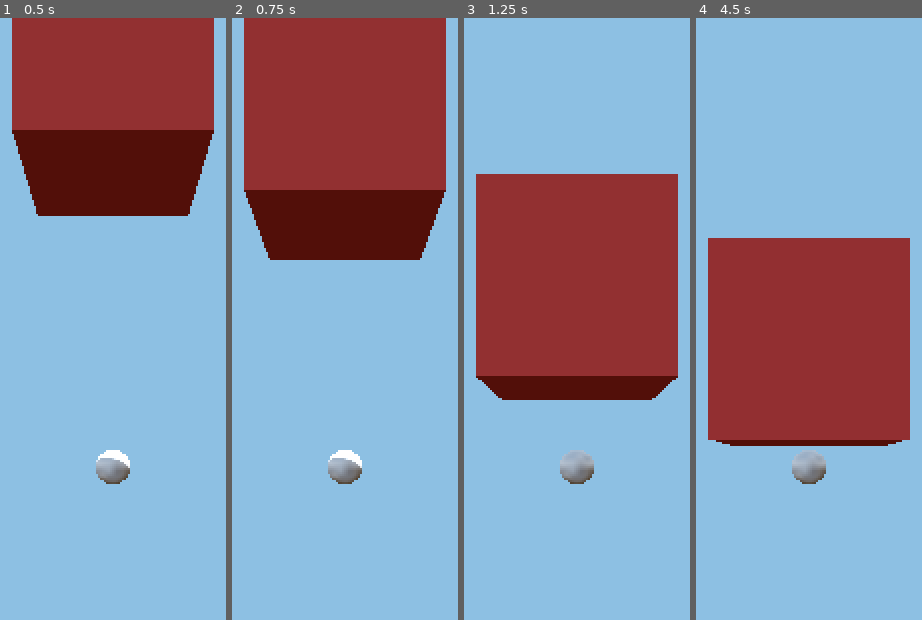
Above: before the commit, frames 1-4 (left to right).
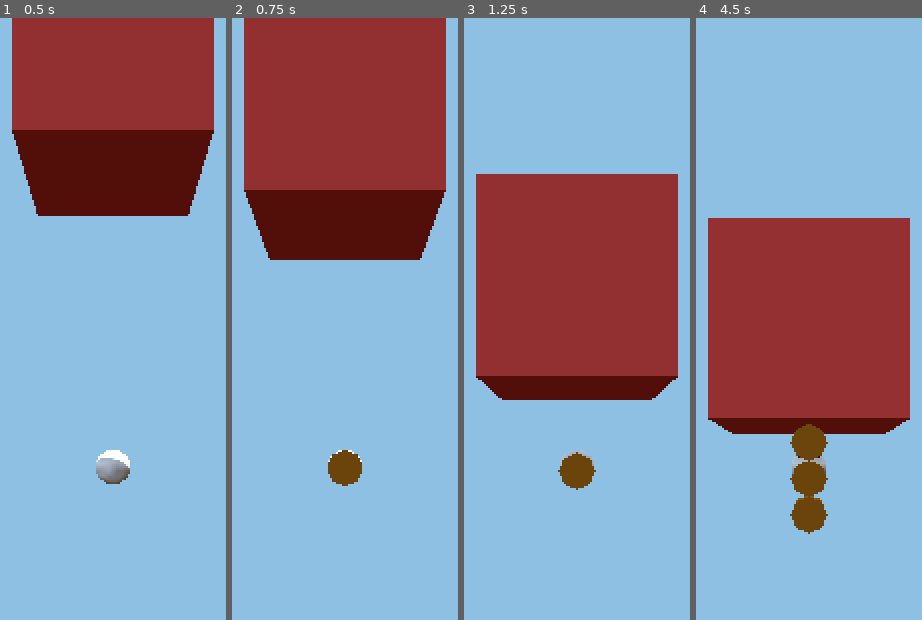
Above: after the commit, the same moments.

Repository: trflorian/virtual-hand-clone
Game: Godot game, scene res://world.tscn
Same seed, same stepped clock (60 frames per second), same inputs: the game is played once before the commit and once after it.
Inputs:
- Up to frame 1 (0.5 s): no input
- Up to frame 2 (0.75 s): tap Enter at 0.5 s
- Up to frame 3 (1.25 s): no input
- Up to frame 4 (4.5 s): tap Space at 2.75 s; tap Enter at 4.25 s

Frame 1 is identical in both runs. In frame 2, 0.7% of the frame differs, in the area x 42-58%, y 71-78%; in frame 3, 0.7%; in frame 4, 8.7%, in the area x 5-95%, y 33-86%.

Commit message:
bullet spawning

Diff:
--- a/godot/box/box_respawn.gd
+++ b/godot/box/box_respawn.gd
@@ -1,13 +1,7 @@
 extends RigidBody3D
 
-
-# Called when the node enters the scene tree for the first time.
-func _ready() -> void:
-	pass # Replace with function body.
-
-
-# Called every frame. 'delta' is the elapsed time since the previous frame.
-func _process(delta: float) -> void:
+func _process(_delta: float) -> void:
+	# respawn box if below ground
 	if abs(global_position.y) > 20 or abs(global_position.x) > 30:
 		global_position = Vector3(0, 15, 0)
 		linear_velocity = Vector3.ZERO
--- a/godot/bullet/bullet.gd
+++ b/godot/bullet/bullet.gd
@@ -1,10 +1,10 @@
-extends Node3D
+extends RigidBody3D
 
 class_name Bullet
 
-const BULLET_SPEED := 40.0
+const BULLET_SPEED := 60.0
 
 var direction: Vector3
 
-func _process(delta: float) -> void:
-	global_position += direction * delta * BULLET_SPEED
+func _physics_process(_delta: float) -> void:
+	linear_velocity = direction * BULLET_SPEED
--- a/godot/bullet/bullet.tscn
+++ b/godot/bullet/bullet.tscn
@@ -2,8 +2,19 @@
 
 [ext_resource type="Script" uid="uid://cn2bcsvsuinba" path="res://bullet/bullet.gd" id="1_k2aps"]
 
-[node name="Bullet" type="Node3D" unique_id=298630296]
+[sub_resource type="StandardMaterial3D" id="StandardMaterial3D_k2aps"]
+albedo_color = Color(0.74509805, 0.47843137, 0.11764706, 1)
+
+[sub_resource type="CapsuleShape3D" id="CapsuleShape3D_k2aps"]
+
+[node name="Bullet" type="RigidBody3D" unique_id=407606779]
+angular_damp = 5.0
 script = ExtResource("1_k2aps")
 
 [node name="CSGCylinder3D" type="CSGCylinder3D" parent="." unique_id=639596346]
 transform = Transform3D(1.0000001, 0, 0, 0, -4.371139e-08, -1.0000001, 0, 1, -4.3711392e-08, 0, 0, 0)
+material = SubResource("StandardMaterial3D_k2aps")
+
+[node name="CollisionShape3D" type="CollisionShape3D" parent="." unique_id=1523792462]
+transform = Transform3D(1, 0, 0, 0, -4.371139e-08, -1, 0, 1, -4.371139e-08, 0, 0, 0)
+shape = SubResource("CapsuleShape3D_k2aps")
--- a/godot/hand/hand.gd
+++ b/godot/hand/hand.gd
@@ -14,6 +14,7 @@
 ]
 
 var landmark_sphere: PackedScene = preload("res://hand/hand_landmark.tscn")
+var bullet: PackedScene = preload("res://bullet/bullet.tscn")
 
 var hand_landmarks: Array[HandLandmark] = []
 var hand_lines: Array[MeshInstance3D] = []
@@ -38,6 +39,16 @@
 func _process(_delta: float) -> void:
 	_update_hand_lines()
 
+func _input(event: InputEvent) -> void:
+	if event is InputEventKey and event.is_pressed():
+		var bullet_inst: Bullet = bullet.instantiate()
+		add_child(bullet_inst)
+		var dir = (hand_landmarks[8].global_position - hand_landmarks[7].global_position).normalized()
+		dir.z = 0
+		bullet_inst.direction = dir
+		bullet_inst.global_position = hand_landmarks[8].global_position
+		bullet_inst.look_at(bullet_inst.global_position + dir, Vector3.UP)
+
 func _update_hand_lines() -> void:
 	for i in HAND_LINES_MAPPING.size():
 		var mapping = HAND_LINES_MAPPING[i]
